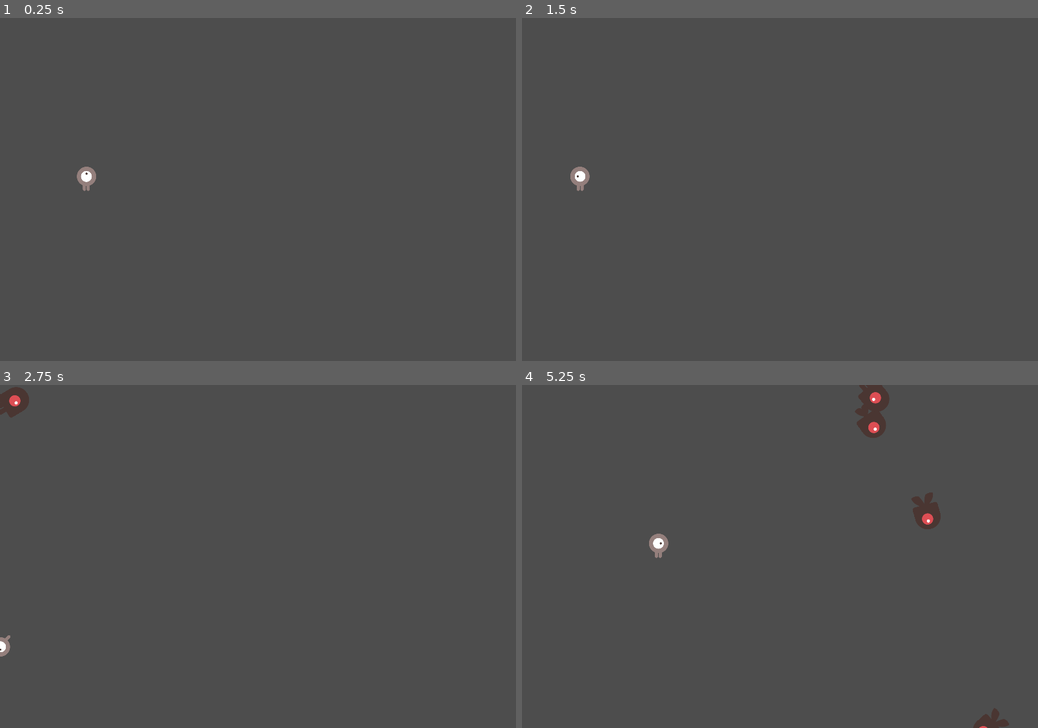
Above: before the commit, frames 1-4 (two rows, left to right).
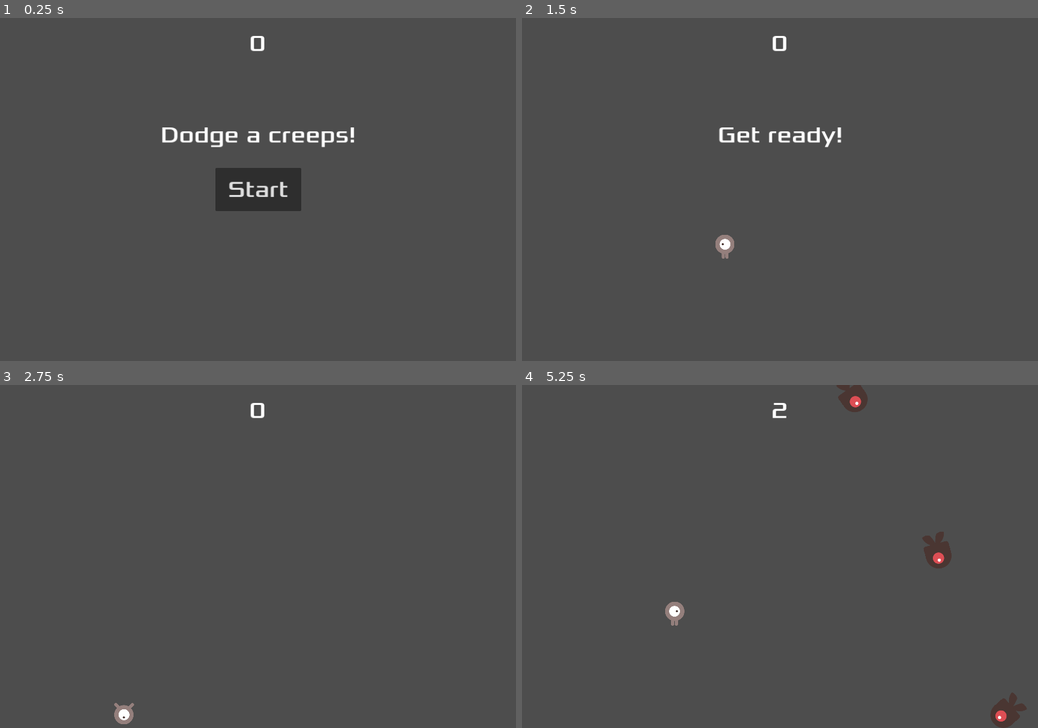
Above: after the commit, the same moments.

Repository: myaumura/DemoGame
Game: Godot game, scene res://main.tscn
Same seed, same stepped clock (60 frames per second), same inputs: the game is played once before the commit and once after it.
Inputs (mouse positions are in pixels of both pictures, inside the frame that each line leads up to):
- Up to frame 1 (0.25 s): no input
- Up to frame 2 (1.5 s): click (780, 189) at 0.5 s, where only the run after the commit has a clickable "Start"; tap Enter at 1.25 s; hold A (move_right) from 1.28 s (still down)
- Up to frame 3 (2.75 s): release A (move_right) at 2.03 s; hold S (move_down) from 2.03 s (still down)
- Up to frame 4 (5.25 s): release S (move_down) at 2.78 s; hold A (move_right) 2.78-3.53 s; hold W (move_up) 3.53-4.28 s; hold D (move_left) from 4.28 s (still down)

The runs differ from the first frame. In frame 1, 3.1% of the frame differs, in the area x 14-69%, y 5-57%; in frame 2, 0.9%; in frame 3, 0.7%; in frame 4, 2.6%.

Commit message:
Fixed hud

Diff:
--- /dev/null
+++ b/hud.gd
@@ -0,0 +1,33 @@
+extends CanvasLayer
+
+signal start_game
+
+func _ready() -> void:
+	pass
+
+func _process(delta: float) -> void:
+	pass
+
+func show_message(text):
+	$Message.text = text
+	$Message.show()
+	$MessageTimer.start()
+
+func show_game_over():
+	show_message("Game Over!")
+	await $MessageTimer.timeout
+
+	await get_tree().create_timer(1.0).timeout
+	$Message.text = "Dodge the Creeps!"
+	$Message.show()
+	$StartButton.show()
+
+func update_score(score):
+	$ScoreLabel.text = str(score)
+
+func _on_start_button_pressed() -> void:
+	$StartButton.hide()
+	start_game.emit()
+
+func _on_message_timer_timeout() -> void:
+	$Message.hide()
--- a/main.gd
+++ b/main.gd
@@ -3,27 +3,24 @@
 @export var mob_scene: PackedScene
 var score
 
-# Called when the node enters the scene tree for the first time.
 func _ready() -> void:
-	new_game()
+	pass
 
-
-# Called every frame. 'delta' is the elapsed time since the previous frame.
 func _process(delta: float) -> void:
 	pass
-
 
 func game_over() -> void:
 	$ScoreTimer.stop()
 	$MobTimer.stop()
+	$HUD.show_game_over()
 
 func new_game() -> void:
+	get_tree().call_group("mobs", "queue_free")
 	score = 0
-	$Player.start($StartPosition.position)
+	$Player.start()
 	$StartTimer.start()
-
-
-
+	$HUD.update_score(score)
+	$HUD.show_message("Get ready!")
 
 func _on_mob_timer_timeout() -> void:
 	var mob = mob_scene.instantiate()
@@ -38,15 +35,14 @@
 	direction += randf_range(-PI/4, PI/4)
 	mob.rotation = direction
 
-	var velocity = Vector2(randf_range(150.0, 250.0), 0.0)
+	var velocity = Vector2(randf_range(150.0, 500.0), 0.0)
 	mob.linear_velocity = velocity.rotated(direction)
 
 	add_child(mob)
 
-
 func _on_score_timer_timeout() -> void:
 	score += 1
-
+	$HUD.update_score(score)
 
 func _on_start_timer_timeout() -> void:
 	$MobTimer.start()
--- a/main.tscn
+++ b/main.tscn
@@ -1,8 +1,10 @@
-[gd_scene load_steps=5 format=3 uid="uid://v3mbc6hv7c58"]
+[gd_scene load_steps=7 format=3 uid="uid://v3mbc6hv7c58"]
 
 [ext_resource type="PackedScene" uid="uid://dygr1xb4ebflm" path="res://player.tscn" id="1_7w3g0"]
 [ext_resource type="Script" path="res://main.gd" id="1_ap55k"]
 [ext_resource type="PackedScene" uid="uid://cpyflcpj0jwue" path="res://mob.tscn" id="2_725ue"]
+[ext_resource type="FontFile" uid="uid://d3ffbma3bxx1v" path="res://fonts/Xolonium-Regular.ttf" id="4_l1tnk"]
+[ext_resource type="Script" path="res://hud.gd" id="4_uqnvd"]
 
 [sub_resource type="Curve2D" id="Curve2D_jnaat"]
 _data = {
@@ -25,15 +27,72 @@
 wait_time = 2.0
 one_shot = true
 
-[node name="StartPosition" type="Marker2D" parent="."]
-position = Vector2(240, 450)
-
 [node name="MobPath" type="Path2D" parent="."]
 curve = SubResource("Curve2D_jnaat")
 
 [node name="MobSpawnLocation" type="PathFollow2D" parent="MobPath"]
 
+[node name="HUD" type="CanvasLayer" parent="."]
+script = ExtResource("4_uqnvd")
+
+[node name="ScoreLabel" type="Label" parent="HUD"]
+anchors_preset = -1
+anchor_left = 0.483333
+anchor_top = 0.0333333
+anchor_right = 0.514583
+anchor_bottom = 0.114583
+grow_horizontal = 2
+size_flags_horizontal = 4
+size_flags_vertical = 0
+theme_override_fonts/font = ExtResource("4_l1tnk")
+theme_override_font_sizes/font_size = 64
+text = "0"
+metadata/_edit_use_anchors_ = true
+
+[node name="Message" type="Label" parent="HUD"]
+anchors_preset = -1
+anchor_left = 0.311111
+anchor_top = 0.3
+anchor_right = 0.689583
+anchor_bottom = 0.38125
+offset_left = -3.05176e-05
+offset_right = -6.10352e-05
+grow_horizontal = 2
+grow_vertical = 2
+size_flags_horizontal = 4
+theme_override_fonts/font = ExtResource("4_l1tnk")
+theme_override_font_sizes/font_size = 64
+text = "Dodge a creeps!"
+horizontal_alignment = 1
+vertical_alignment = 1
+metadata/_edit_use_anchors_ = true
+
+[node name="StartButton" type="Button" parent="HUD"]
+anchors_preset = 8
+anchor_left = 0.5
+anchor_top = 0.5
+anchor_right = 0.5
+anchor_bottom = 0.5
+offset_left = -120.0
+offset_top = -60.0
+offset_right = 120.0
+offset_bottom = 60.0
+grow_horizontal = 2
+grow_vertical = 2
+size_flags_vertical = 4
+theme_override_fonts/font = ExtResource("4_l1tnk")
+theme_override_font_sizes/font_size = 64
+text = "Start
+"
+
+[node name="MessageTimer" type="Timer" parent="HUD"]
+wait_time = 2.0
+one_shot = true
+
 [connection signal="hit" from="Player" to="." method="game_over"]
 [connection signal="timeout" from="MobTimer" to="." method="_on_mob_timer_timeout"]
 [connection signal="timeout" from="ScoreTimer" to="." method="_on_score_timer_timeout"]
 [connection signal="timeout" from="StartTimer" to="." method="_on_start_timer_timeout"]
+[connection signal="start_game" from="HUD" to="." method="new_game"]
+[connection signal="pressed" from="HUD/StartButton" to="HUD" method="_on_start_button_pressed"]
+[connection signal="timeout" from="HUD/MessageTimer" to="HUD" method="_on_message_timer_timeout"]
--- a/mob.gd
+++ b/mob.gd
@@ -1,16 +1,11 @@
 extends RigidBody2D
 
-
-# Called when the node enters the scene tree for the first time.
 func _ready() -> void:
 	var mob_types = $AnimatedSprite2D.sprite_frames.get_animation_names()
 	$AnimatedSprite2D.play(mob_types[randi() % mob_types.size()])
 
-
-# Called every frame. 'delta' is the elapsed time since the previous frame.
 func _process(delta: float) -> void:
 	pass
 
-
 func _on_visible_on_screen_notifier_2d_screen_exited() -> void:
 	queue_free()
--- a/mob.tscn
+++ b/mob.tscn
@@ -46,7 +46,7 @@
 
 [sub_resource type="CapsuleShape2D" id="CapsuleShape2D_gvyd4"]
 
-[node name="Mob" type="RigidBody2D"]
+[node name="Mob" type="RigidBody2D" groups=["mobs"]]
 collision_mask = 0
 gravity_scale = 0.0
 script = ExtResource("1_n048p")
--- a/player.gd
+++ b/player.gd
@@ -4,14 +4,12 @@
 
 @export var speed = 400
 
-
 var screen_size
 
 # Called when the node enters the scene tree for the first time.
 func _ready() -> void:
 	screen_size = get_viewport_rect().size
-	#hide()
-
+	hide()
 
 # Called every frame. 'delta' is the elapsed time since the previous frame.
 func _process(delta: float) -> void:
@@ -42,18 +40,15 @@
 		$AnimatedSprite2D.animation = "up"
 		$AnimatedSprite2D.flip_v = velocity.y > 0
 
-
-
 func _on_hit() -> void:
-	pass # Replace with function body.
-
+	pass
 
 func _on_body_entered(body: Node2D) -> void:
 	hide()
 	hit.emit()
 	$CollisionShape2D.set_deferred_thread_group("disabled", true)
 
-func start(pos):
-	position = pos
+func start():
+	position = Vector2(randi_range(100, 1340), randi_range(100, 860))
 	show()
 	$CollisionShape2D.disabled = false
